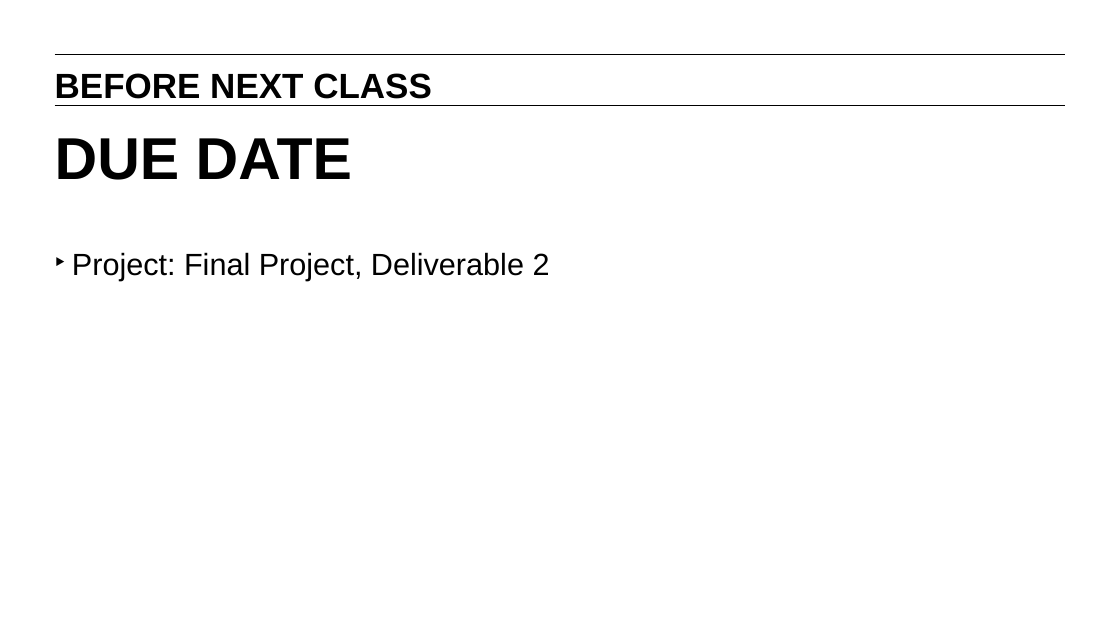
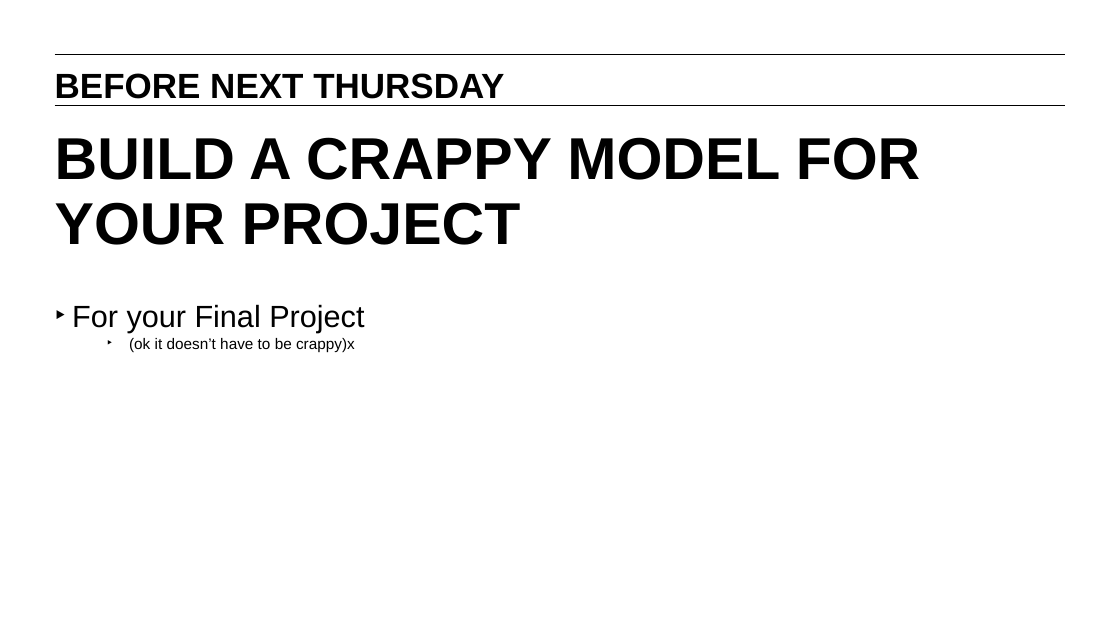
Before and after one commit to matanefron/data-sets, a slide deck: slide 59 of lessons/lesson-10/10-decision-trees-and-random-forests.pptx. Drawn at 1120x629 pixels with LibreOffice and Linux fonts; fonts in the diff are those of the drawing. Boxes give left, top, right and bottom in pixels: in the first picture for what was removed or moved away, otherwise in the second. Text is boxed around its words. In the diff, an @@ line names an element or a change of style, - is before the commit and + after.

Commit message:
ppt addition

```diff
--- a/lessons/lesson-10/10-decision-trees-and-random-forests.pptx
+++ b/lessons/lesson-10/10-decision-trees-and-random-forests.pptx
@@ text at (x1=55, y1=73, x2=504, y2=99): text changed @@
-BEFORE NEXT CLASS
+BEFORE NEXT THURSDAY
@@ title at (x1=55, y1=137, x2=921, y2=245): text changed @@
-DUE DATE
+BUILD A CRAPPY MODEL FOR YOUR PROJECT
@@ text at (x1=72, y1=304, x2=364, y2=352): text changed; size 28 to 14 pt @@
-‣ Project: Final Project, Deliverable 2
+‣ For your Final Project
+  ‣ (ok it doesn’t have to be crappy)x
```
Also in this commit, not shown: 1 other file.
